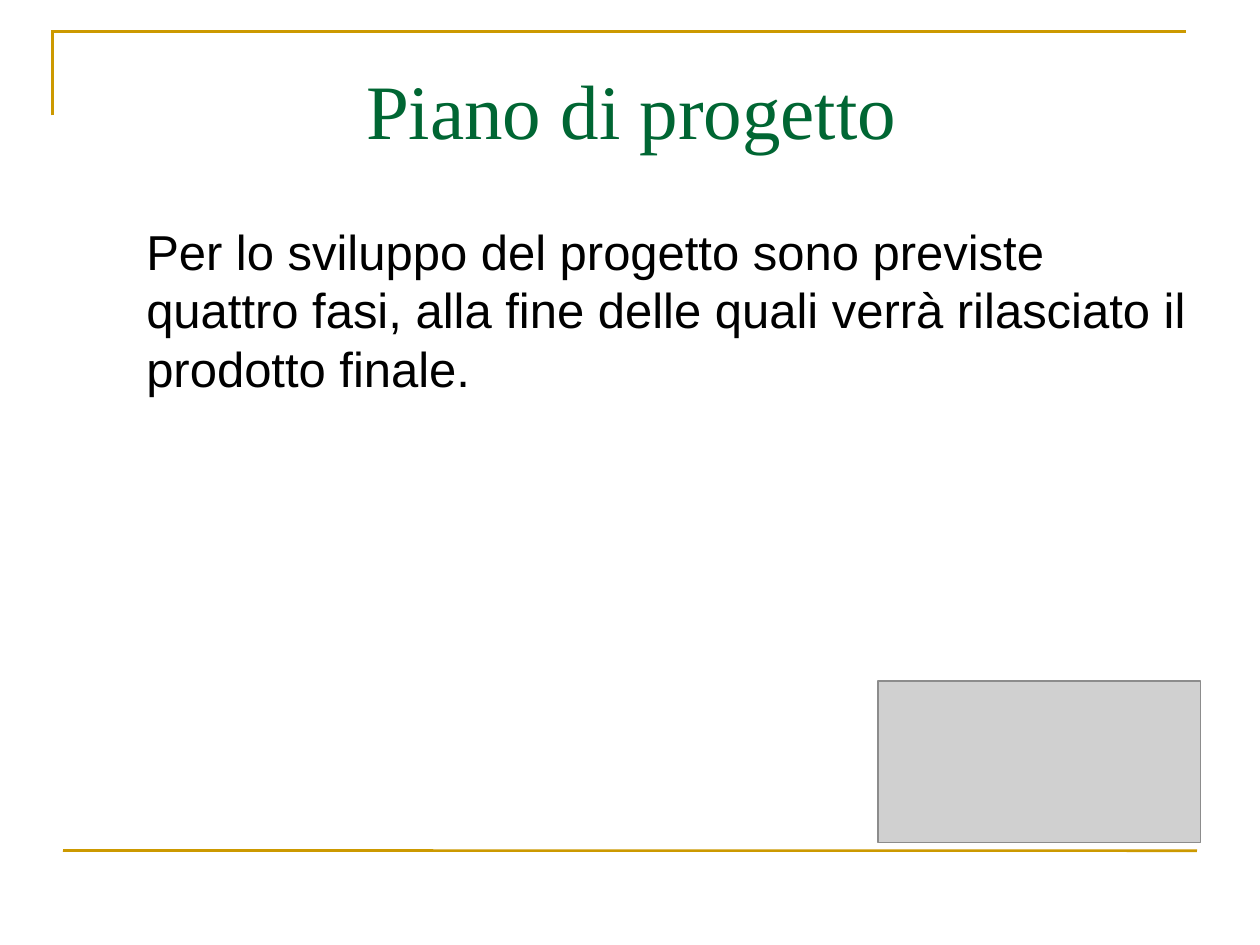
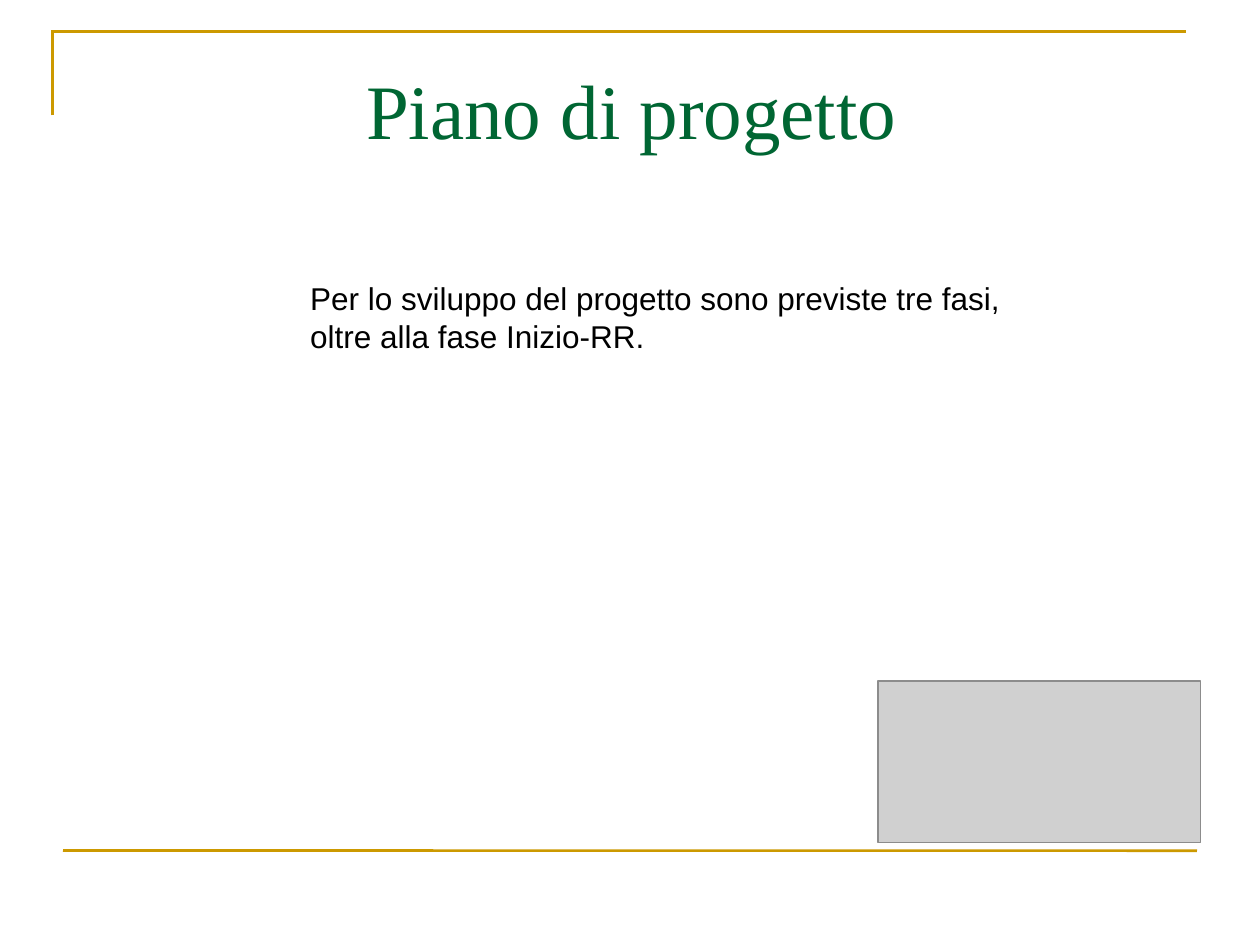
Before and after one commit to webshape/ajaxdraw, a slide deck: slide 8 of doc/PresentazioneRR/PresentazionePianoDiProgetto.ppt. Drawn at 1260x945 pixels with LibreOffice and Linux fonts; fonts in the diff are those of the drawing; grey boxes stand for pictures. Boxes give left, top, right and bottom in pixels: in the first picture for what was removed or moved away, otherwise in the second. Text is boxed around its words. In the diff, an @@ line names an element or a change of style, - is before the commit and + after.

```diff
--- a/doc/PresentazioneRR/PresentazionePianoDiProgetto.ppt
+++ b/doc/PresentazioneRR/PresentazionePianoDiProgetto.ppt
@@ text at (310,287,1000,349): text changed; size 28 to 18 pt @@
-Per lo sviluppo del progetto sono previste quattro fasi, alla fine delle quali verrà rilasciato il prodotto finale.
+Per lo sviluppo del progetto sono previste tre fasi, oltre alla fase Inizio-RR.
```
Also in this commit, not shown: 1 other slide changed, 4 slides added, 3 slides removed.
